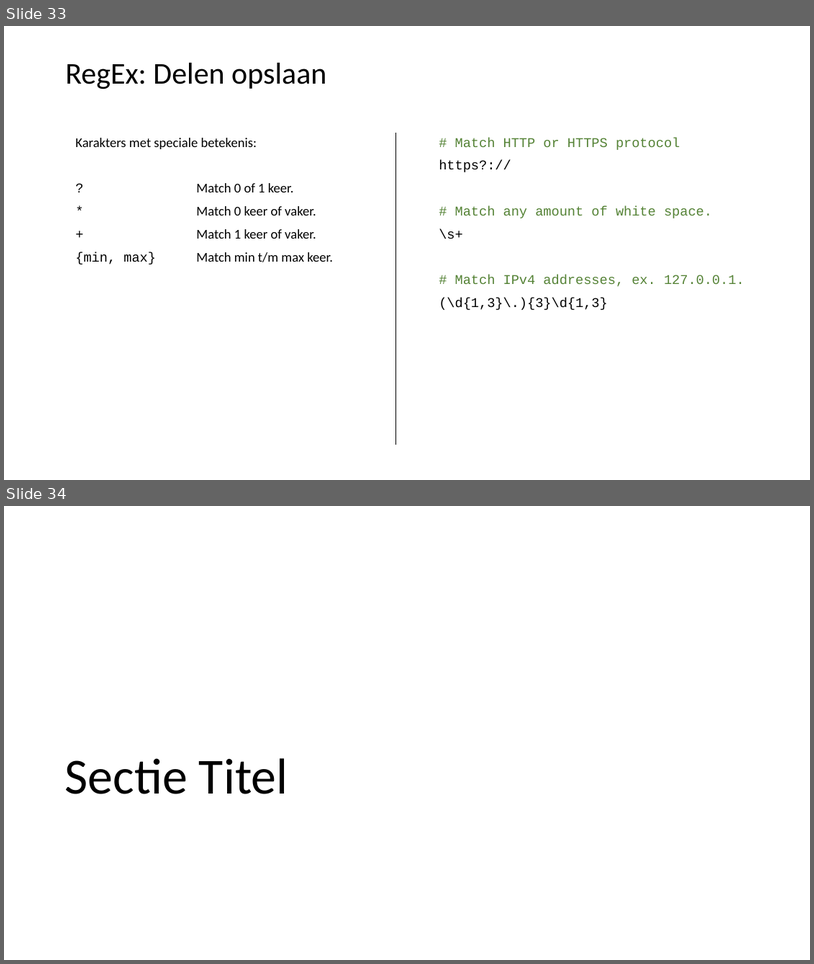
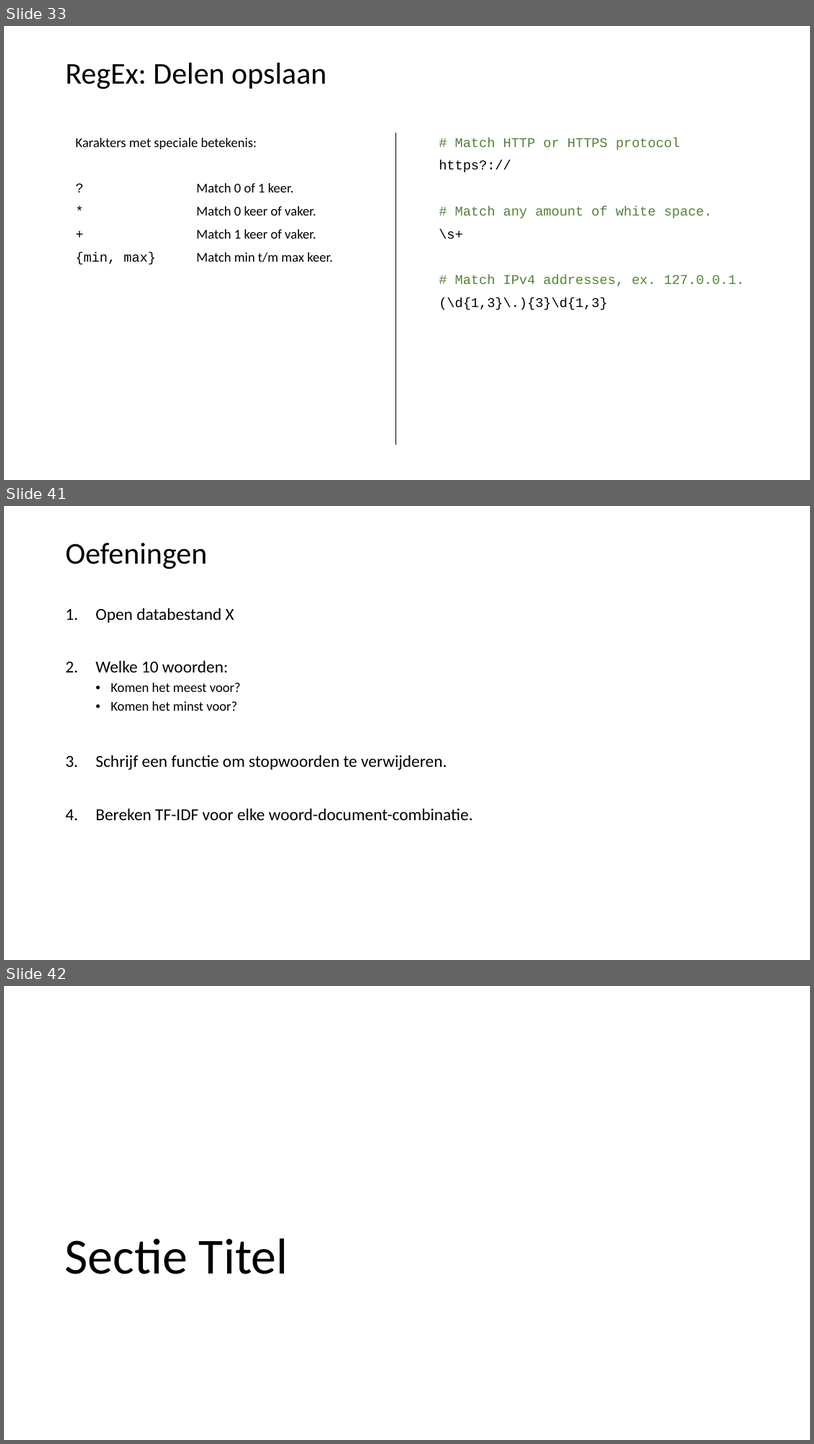
Before and after one commit to LFKoning/knowledge-sharing, a slide deck: python_trainees/5_nlp/python_traineeship_5.pptx. Shown one above the other, each under a label of ours: slides 33 and 34 before the commit, slides 33, 41 and 42 after it; the slides between them are not shown. The pictures are 814x964 and 814x1444 pixels, drawn with LibreOffice and Linux fonts; fonts in the diff are those of the drawing. Boxes give left, top, right and bottom in pixels: in the first picture for what was removed or moved away, otherwise in the second. Text is boxed around its words. In the diff, an @@ line names an element or a change of style, - is before the commit and + after.

```diff
--- a/python_trainees/5_nlp/python_traineeship_5.pptx
+++ b/python_trainees/5_nlp/python_traineeship_5.pptx
@@ slide 41 added at (4,506,810,960), background #FFFFFF @@
@@ title added at (65,543,207,569), 36 pt, text #000000 @@
+Oefeningen
@@ text added at (95,608,473,820), 20 pt, text #000000 @@
+1. Open databestand X
+2. Welke 10 woorden:
+  • Komen het meest voor?
+  • Komen het minst voor?
+3. Schrijf een functie om stopwoorden te verwijderen.
+4. Bereken TF-IDF voor elke woord-document-combinatie.
@@ what was slide 34 is now slide 42 @@
```
Also in this commit, not shown: 1 slide changed, 7 other slides added.
